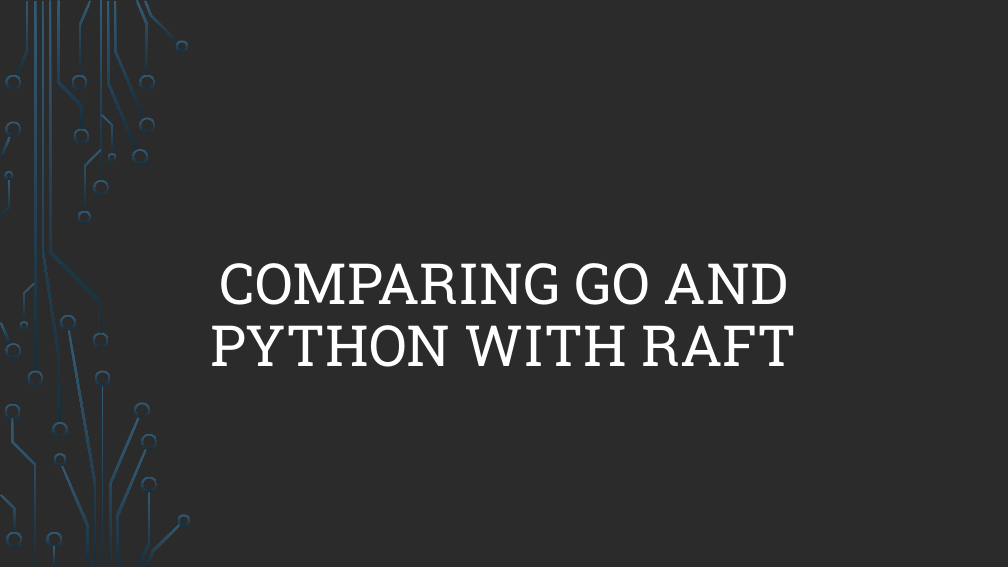
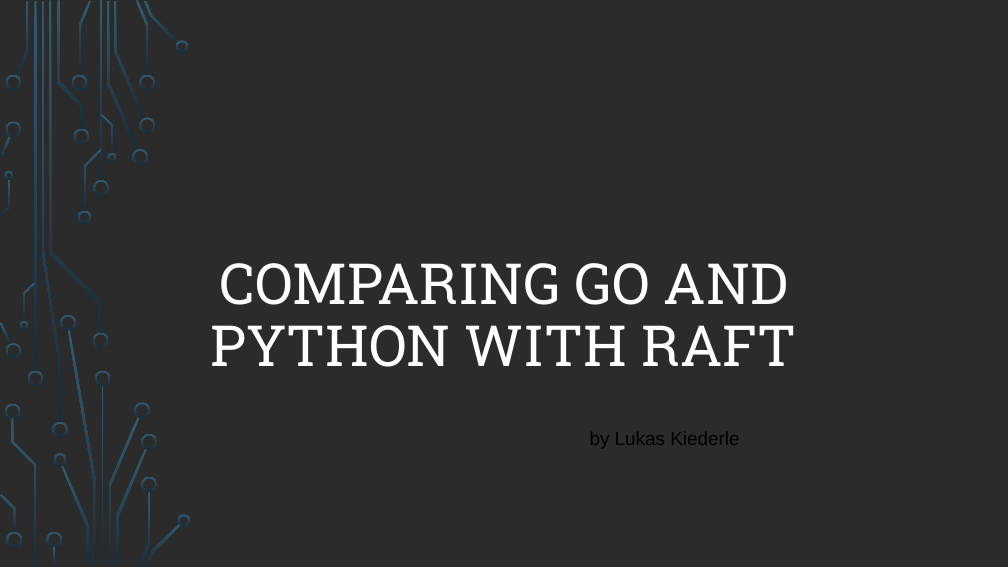
Before and after one commit to LukasKiederle/seminar-compare-go, a slide deck: slide 1 of Comparing Raft algorithm in go and Python.pptx. Drawn at 1008x567 pixels with LibreOffice and Linux fonts; fonts in the diff are those of the drawing; background and template pictures are left out; a plain dark background stands for a picture behind light text. Boxes give left, top, right and bottom in pixels: in the first picture for what was removed or moved away, otherwise in the second. Text is boxed around its words. In the diff, an @@ line names an element or a change of style, - is before the commit and + after.

```diff
--- a/Comparing Raft algorithm in go and Python.pptx
+++ b/Comparing Raft algorithm in go and Python.pptx
@@ text added at (x1=590, y1=432, x2=739, y2=448), 18 pt, text #000000 @@
+by Lukas Kiederle
```
Also in this commit, not shown: 5 other slides changed.
